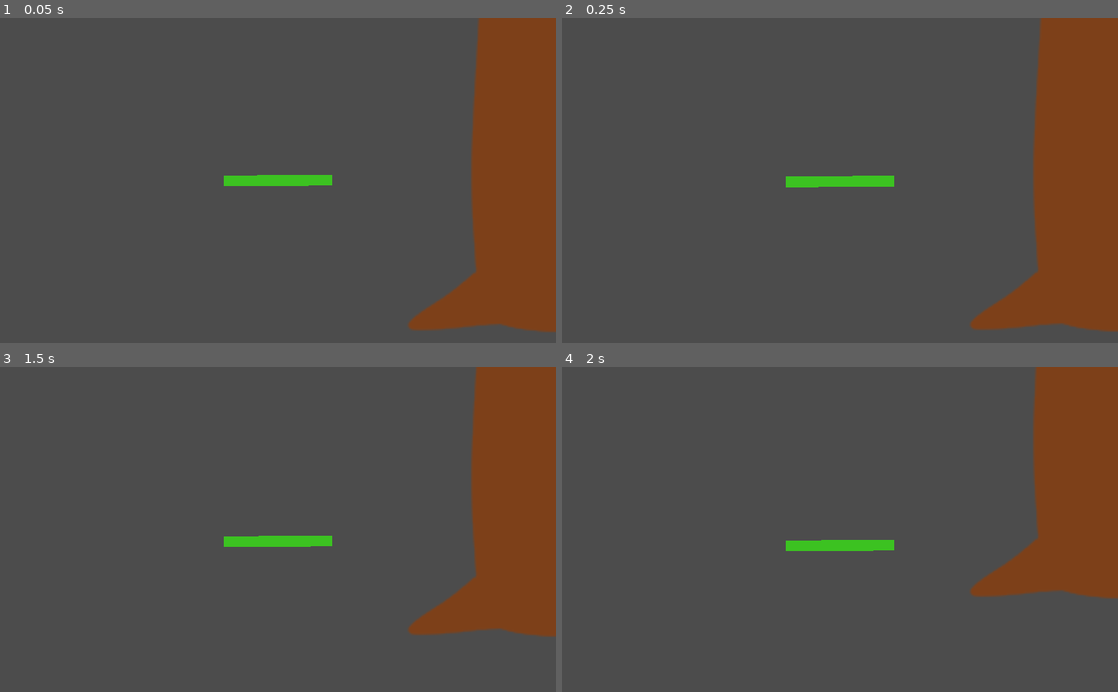
Above: before the commit, frames 1-4 (two rows, left to right).
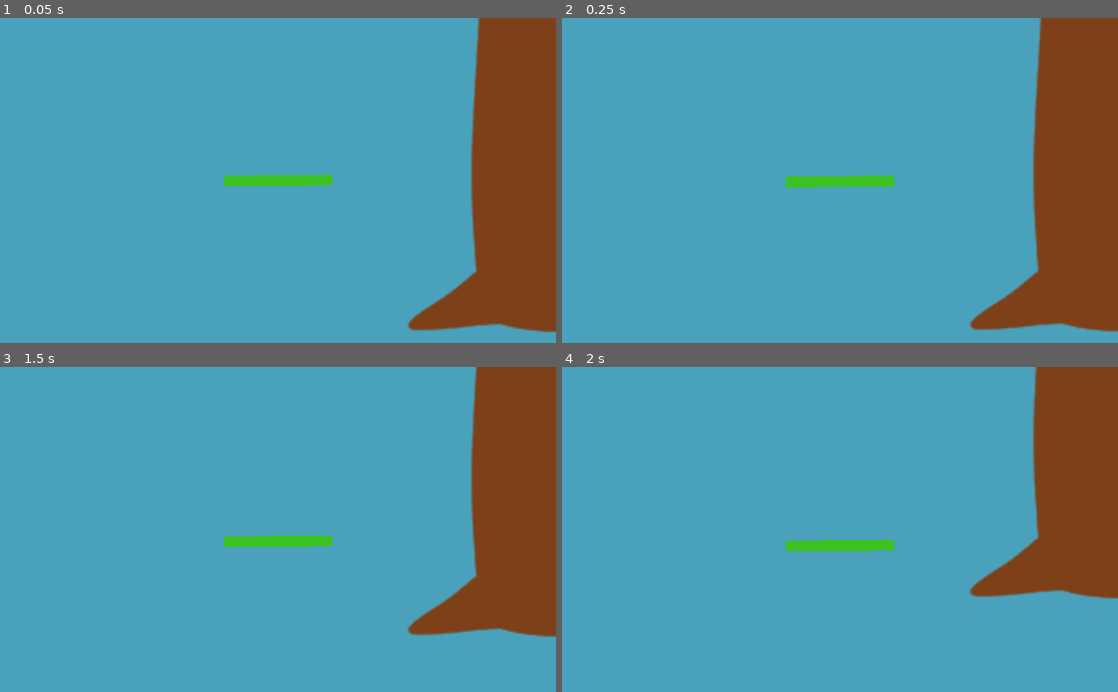
Above: after the commit, the same moments.

Repository: taylorhansen/snek-game
Game: Godot game, scene res://world/World.tscn
Two runs of this game, one before a commit and one after it. Both use one fixed random seed, a clock stepped at 60 frames per second and the inputs below.
Inputs:
- Up to frame 1 (0.05 s): no input
- Up to frame 2 (0.25 s): no input
- Up to frame 3 (1.5 s): hold Right (head_right) 0.53-1.28 s; hold Up (head_grip) 0.53-1.28 s; hold Left (head_left) from 1.28 s (still down); tap W (tail_grip) at 1.35 s
- Up to frame 4 (2 s): keep holding Left (head_left)

The runs differ from the first frame. In frame 1, 84% of the frame differs, in the area x 0-100%, y 0-100%; in frame 2, 84%; in frame 3, 86%; in frame 4, 88%.

Commit message:
Set background color to blue

Diff:
--- a/project.godot
+++ b/project.godot
@@ -82,4 +82,5 @@
 
 [rendering]
 
+environment/default_clear_color=Color( 0.294118, 0.635294, 0.741176, 1 )
 environment/default_environment="res://default_env.tres"
